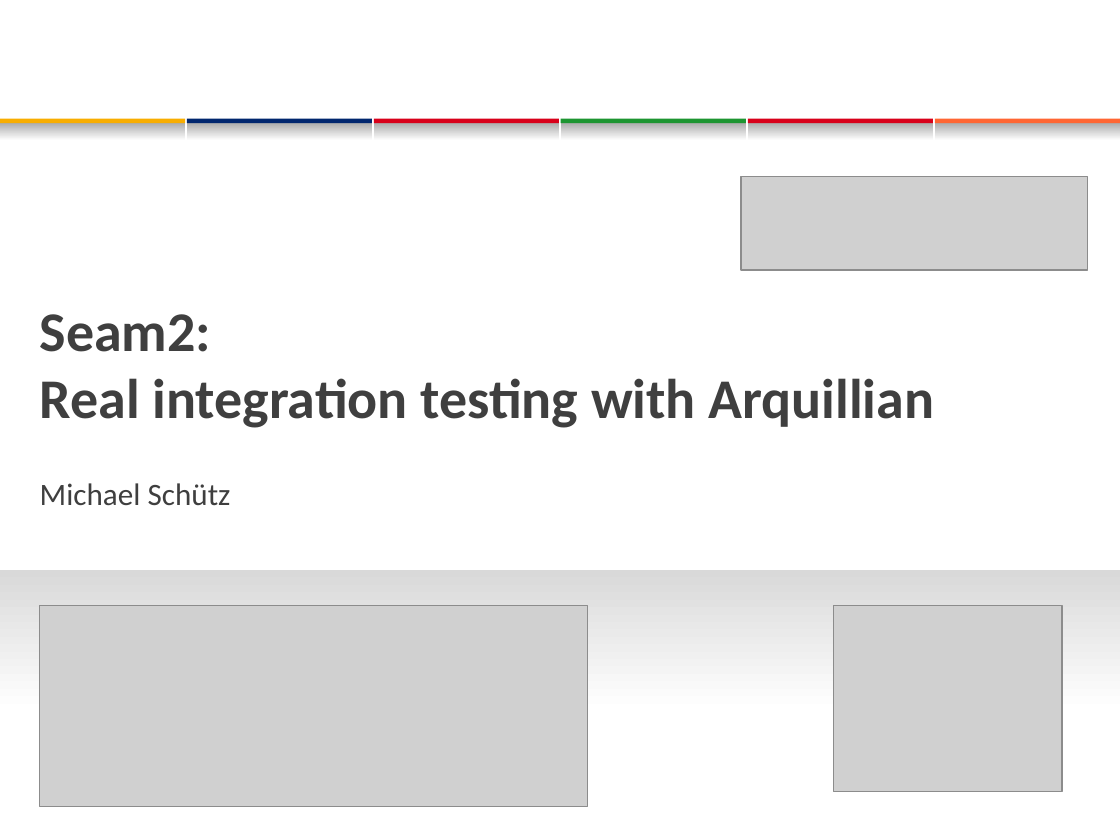
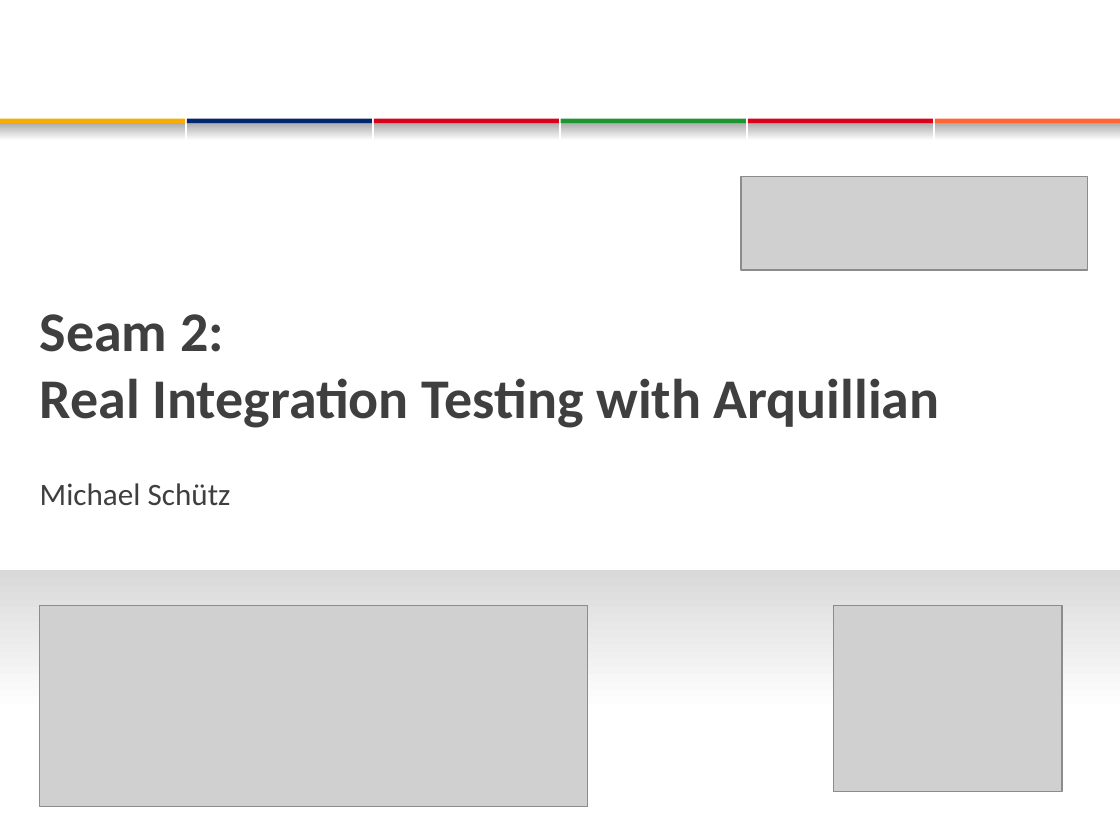
Before and after one commit to michaelschuetz/seamArquillian-judcon2010, a slide deck: slide 1 of doc/judcon_SeamArquillian.pptx. Drawn at 1120x840 pixels with LibreOffice and Linux fonts; fonts in the diff are those of the drawing; grey boxes stand for pictures; background and template pictures are left out. Boxes give left, top, right and bottom in pixels: in the first picture for what was removed or moved away, otherwise in the second. Text is boxed around its words. In the diff, an @@ line names an element or a change of style, - is before the commit and + after.

```diff
--- a/doc/judcon_SeamArquillian.pptx
+++ b/doc/judcon_SeamArquillian.pptx
@@ title at [40,314,940,428]: text changed @@
-Seam2:
-Real integration testing with Arquillian
+Seam 2:
+Real Integration Testing with Arquillian
```
Also in this commit, not shown: 12 other slides changed, 2 slides added, 1 slide removed.
